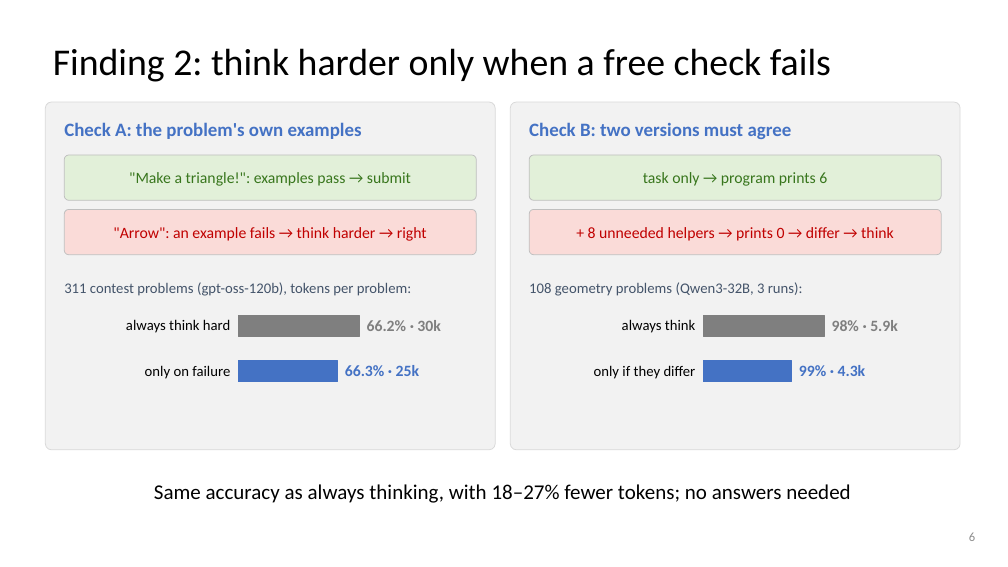
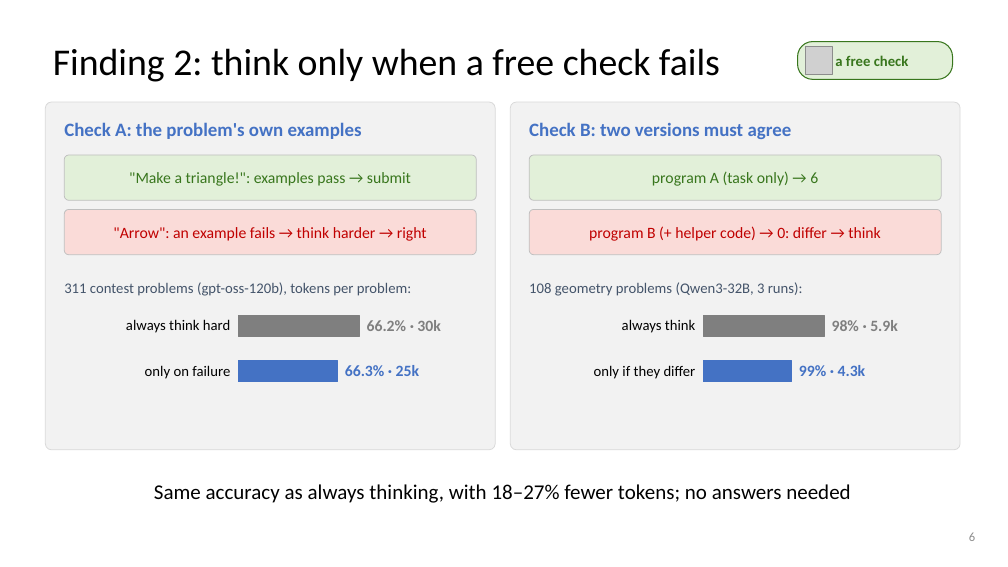
Before and after one commit to dlwns147/CSED490E_Project_Team5, a slide deck: slide 6 of PROPOSAL_slides.pptx. Drawn at 1008x567 pixels with LibreOffice and Linux fonts; fonts in the diff are those of the drawing; grey boxes stand for pictures. Boxes give left, top, right and bottom in pixels: in the first picture for what was removed or moved away, otherwise in the second. Text is boxed around its words. In the diff, an @@ line names an element or a change of style, - is before the commit and + after.

```diff
--- a/PROPOSAL_slides.pptx
+++ b/PROPOSAL_slides.pptx
@@ title at box(53, 48, 720, 82): text changed @@
-Finding 2: think harder only when a free check fails
+Finding 2: think only when a free check fails
@@ rounded rectangle added at box(798, 42, 953, 79), fill #E2F0D9, outline #38761D 1 pt @@
@@ picture added at box(805, 47, 833, 74) @@
@@ text added at box(835, 55, 909, 66), 14 pt, text #38761D, bold @@
+a free check
@@ text at box(652, 171, 818, 186): text changed @@
-task only → program prints 6
+program A (task only) → 6
@@ text at box(589, 226, 881, 241): text changed @@
-+ 8 unneeded helpers → prints 0 → differ → think
+program B (+ helper code) → 0: differ → think
```
Also in this commit, not shown: 5 other slides changed, 3 other files.
